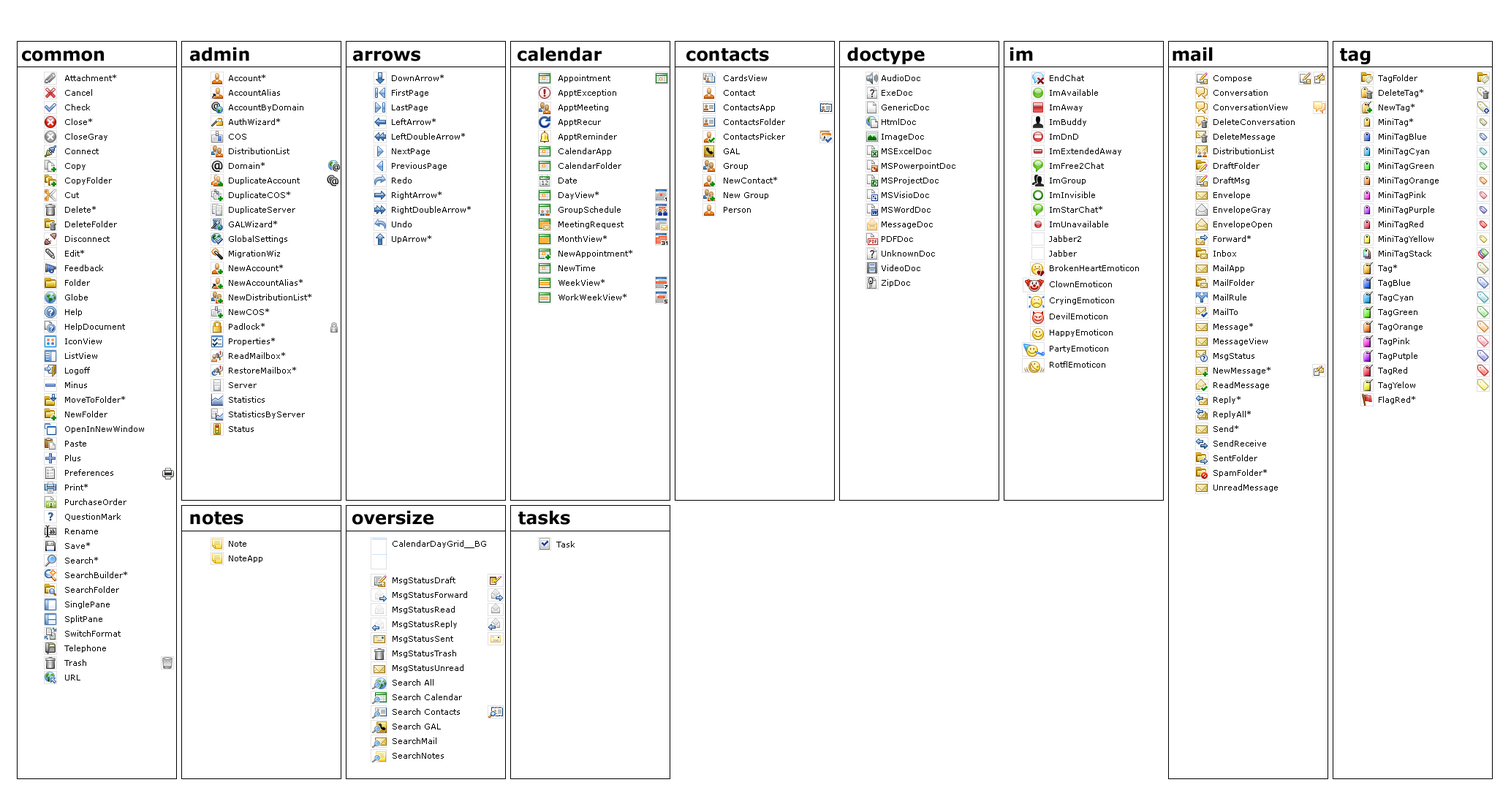
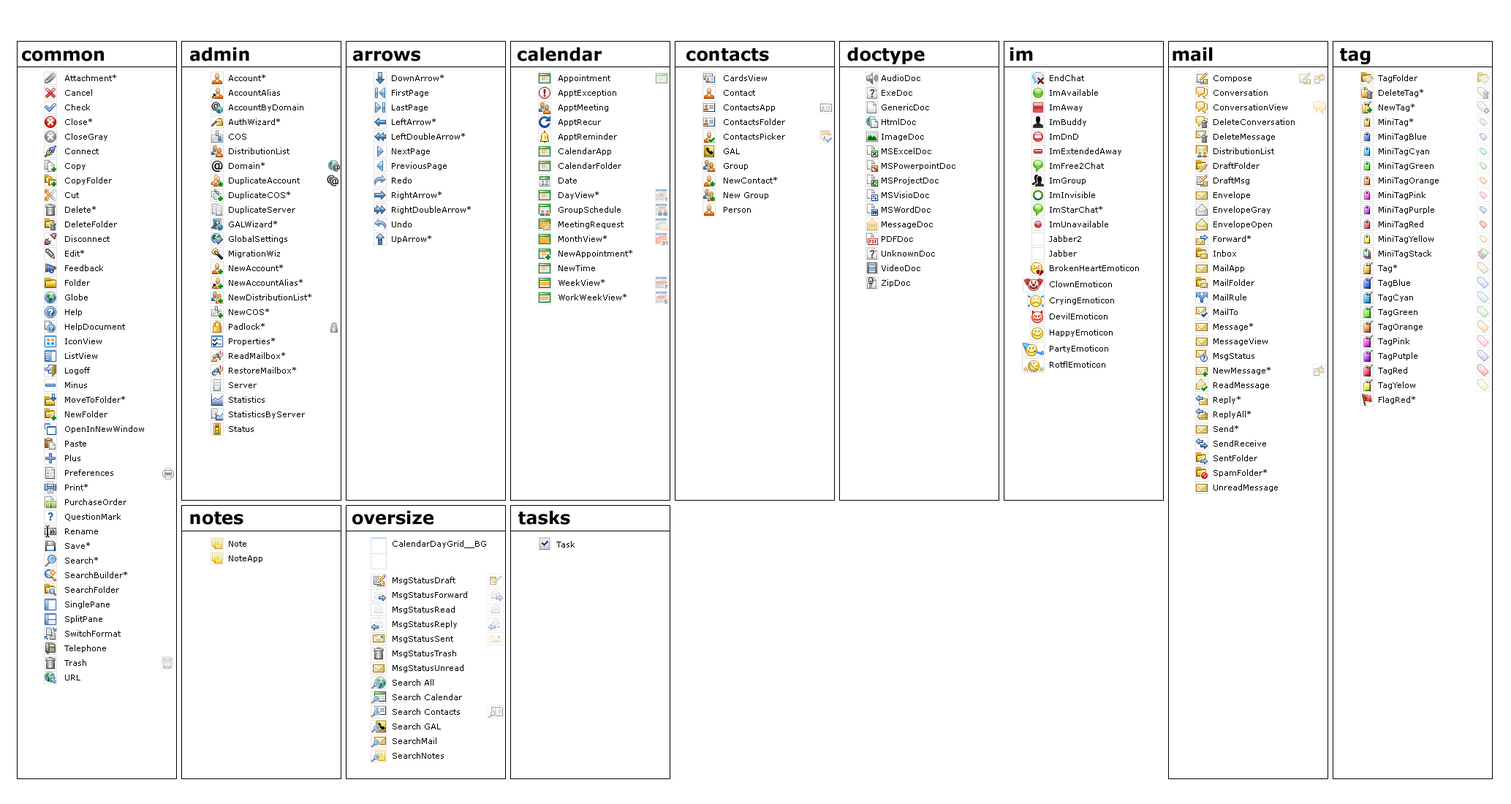
Comparing the layer stacks of the two (1511, 804) images. Changes:
"icon alternates": opacity 100% → 50%, painted on it over left=160, top=71, right=1491, bottom=719
painted on "icons big" over left=371, top=262, right=1045, bottom=763
painted on "icons" over left=44, top=72, right=1374, bottom=631
